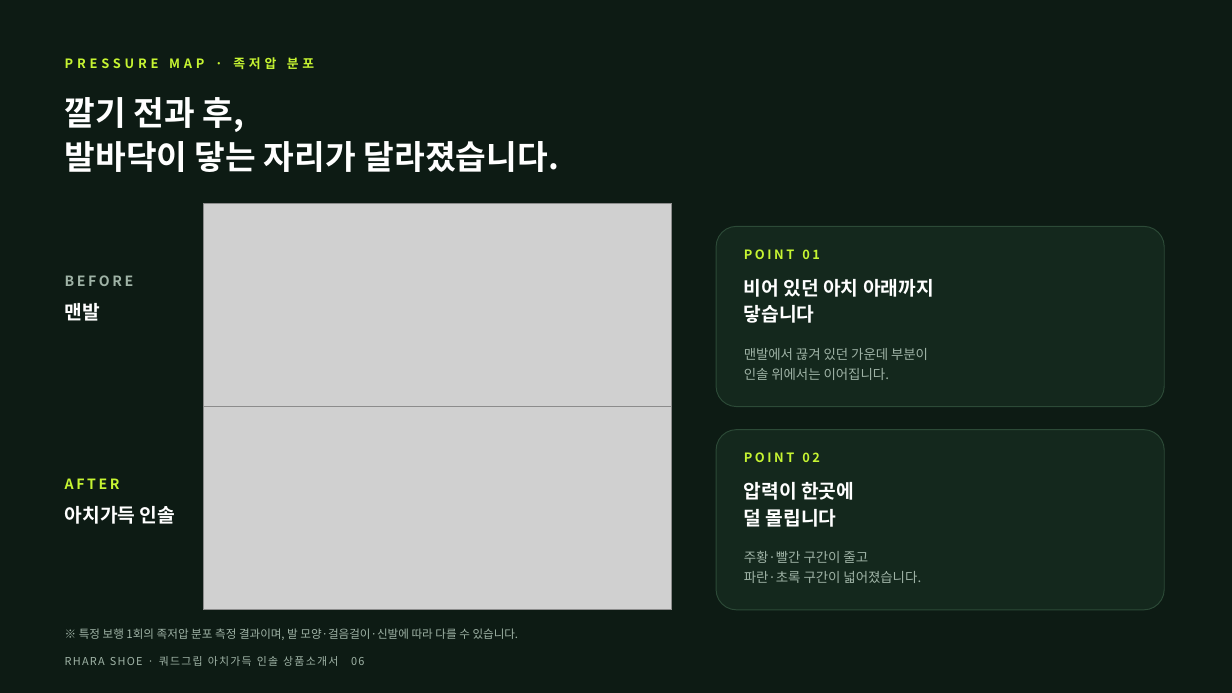
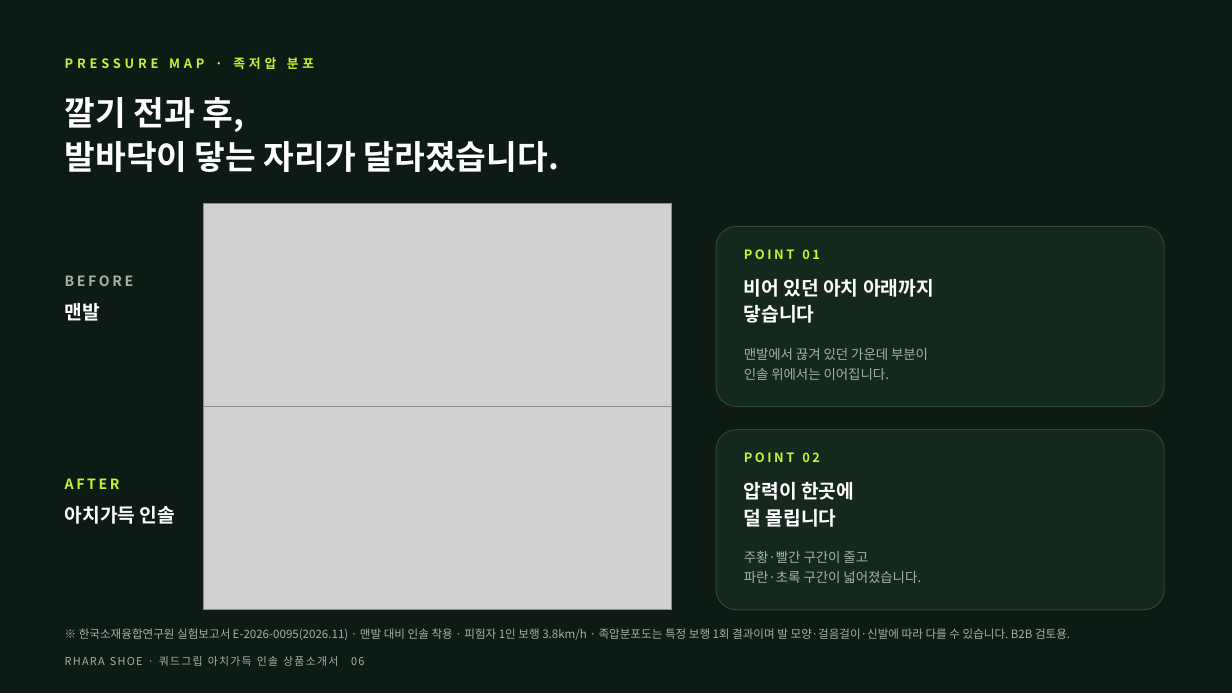
Before and after one commit to ydcompany89/harness-system, a slide deck: slide 6 of launch/rs/sales/insole-deck/RHARA_SHOE_아치가득인솔_상품소개서.pptx. Drawn at 1232x693 pixels with LibreOffice and Linux fonts; fonts in the diff are those of the drawing; grey boxes stand for pictures. Boxes give left, top, right and bottom in pixels: in the first picture for what was removed or moved away, otherwise in the second. Text is boxed around its words. In the diff, an @@ line names an element or a change of style, - is before the commit and + after.

```diff
--- a/launch/rs/sales/insole-deck/RHARA_SHOE_아치가득인솔_상품소개서.pptx
+++ b/launch/rs/sales/insole-deck/RHARA_SHOE_아치가득인솔_상품소개서.pptx
@@ text at <box>79,628,1070,640</box>: text changed @@
-※ 특정 보행 1회의 족저압 분포 측정 결과이며, 발 모양·걸음걸이·신발에 따라 다를 수 있습니다.
+※ 한국소재융합연구원 실험보고서 E-2026-0095(2026.11) · 맨발 대비 인솔 착용 · 피험자 1인 보행 3.8km/h · 족압분포도는 특정 보행 1회 결과이며 발 모양·걸음걸이·신발에 따라 다를 수 있습니다. B2B 검토용.
```
Also in this commit, not shown: 3 other slides changed, 26 other files.
